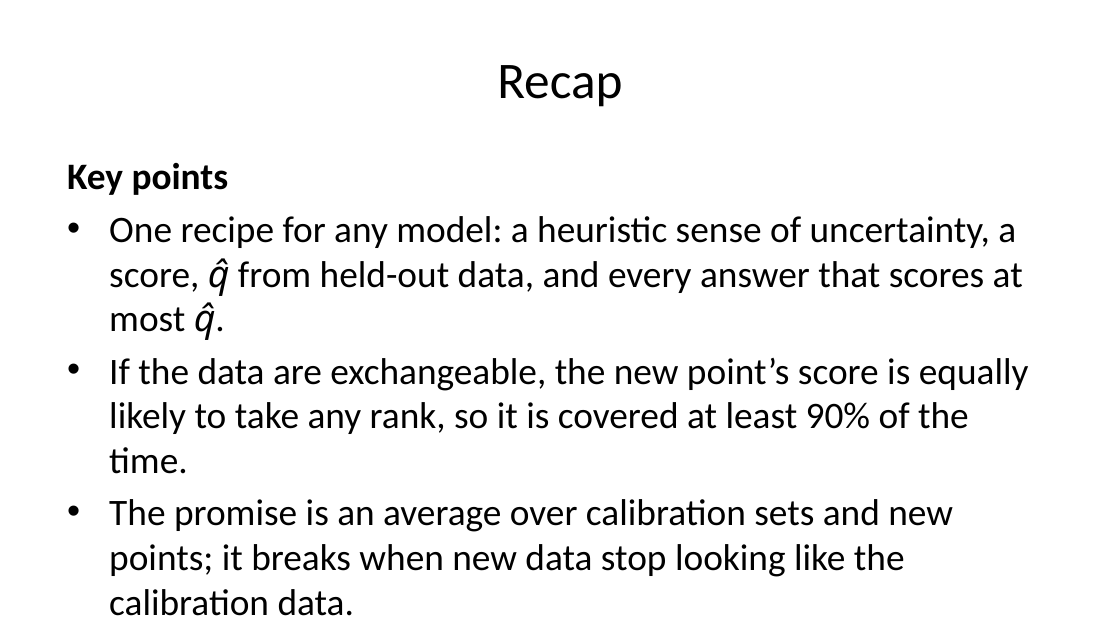
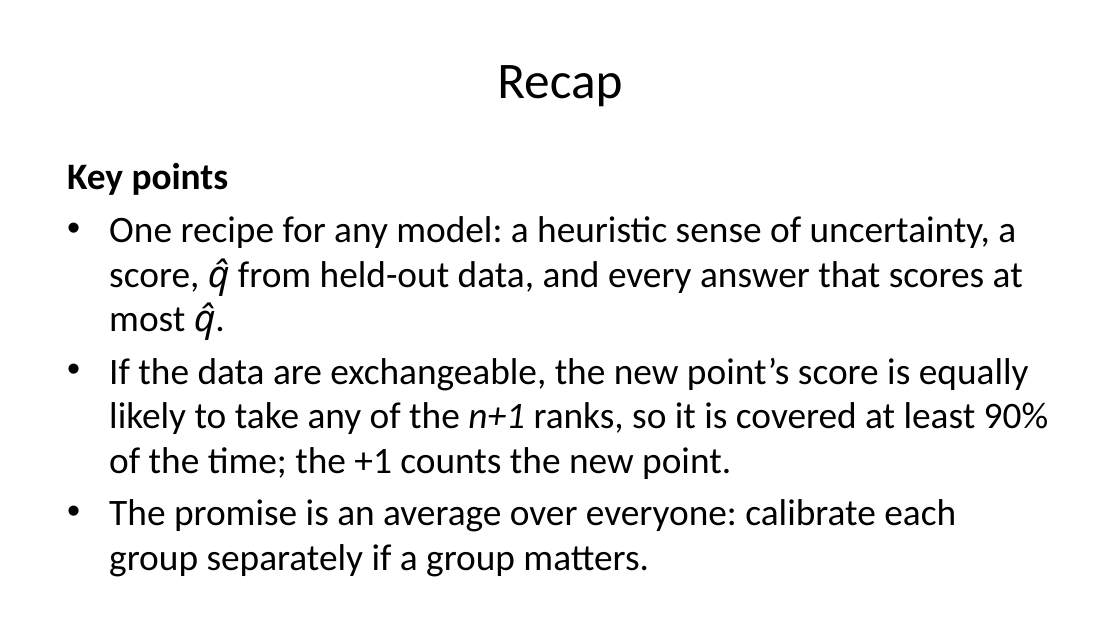
Before and after one commit to AmyRouillard/ml-foundations-mau-2026, a slide deck: slide 64 of ml-foundations.pptx (slide 65 before the commit). Drawn at 1120x630 pixels with LibreOffice and Linux fonts; fonts in the diff are those of the drawing. Boxes give left, top, right and bottom in pixels: in the first picture for what was removed or moved away, otherwise in the second. Text is boxed around its words. In the diff, an @@ line names an element or a change of style, - is before the commit and + after.

```diff
--- a/ml-foundations.pptx
+++ b/ml-foundations.pptx
@@ text at <box>109,358,1048,577</box>: text changed @@
-• If the data are exchangeable, the new point’s score is equally likely to take any rank, so it is covered at least 90% of the time.
-• The promise is an average over calibration sets and new points; it breaks when new data stop looking like the calibration data.
+• If the data are exchangeable, the new point’s score is equally likely to take any of the n+1 ranks, so it is covered at least 90% of the time; the +1 counts the new point.
+• The promise is an average over everyone: calibrate each group separately if a group matters.
```
Also in this commit, not shown: 1 other slide changed, 3 slides removed, 7 other files.
